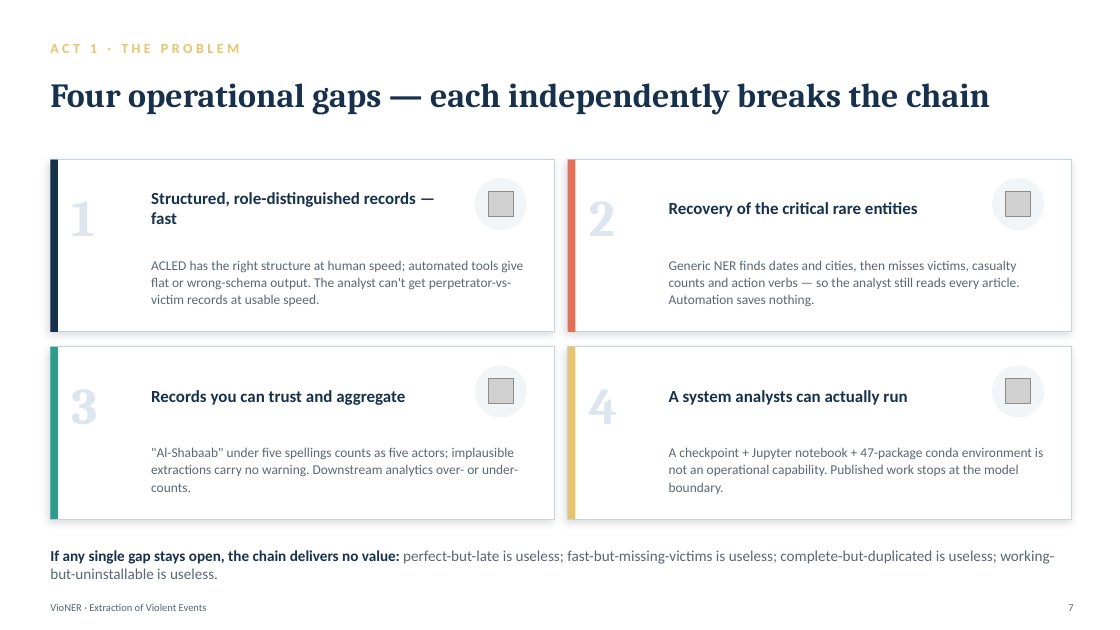
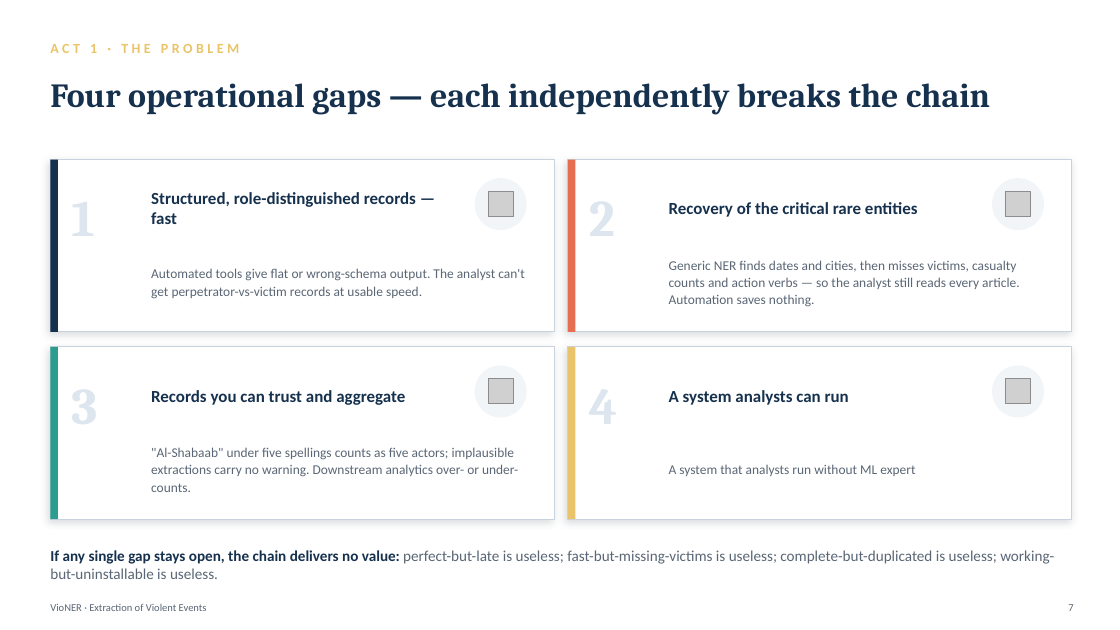
Before and after one commit to binalfew/vioner, a slide deck: slide 8 of backend/docs/defense/VioNER_Defense_Slides.pptx (slide 7 before the commit). Drawn at 1120x630 pixels with LibreOffice and Linux fonts; fonts in the diff are those of the drawing; grey boxes stand for pictures. Boxes give left, top, right and bottom in pixels: in the first picture for what was removed or moved away, otherwise in the second. Text is boxed around its words. In the diff, an @@ line names an element or a change of style, - is before the commit and + after.

Commit message:
docs: add journal article, AI-similarity rewrite aids, and update defense materials
- Add build_article.py and generated VioNER_Article.docx for journal submission
- Add AI-similarity report and rewrite worksheets/maps for thesis humanization
- Update Final.docx and defense slide deck

```diff
--- a/backend/docs/defense/VioNER_Defense_Slides.pptx
+++ b/backend/docs/defense/VioNER_Defense_Slides.pptx
@@ text at (x1=151, y1=268, x2=525, y2=299): text changed @@
-ACLED has the right structure at human speed; automated tools give flat or wrong-schema output. The analyst can't get perpetrator-vs-victim records at usable speed.
+Automated tools give flat or wrong-schema output. The analyst can't get perpetrator-vs-victim records at usable speed.
@@ text at (x1=669, y1=390, x2=849, y2=405): text changed @@
-A system analysts can actually run
+A system analysts can run
@@ text at (x1=669, y1=464, x2=915, y2=476): text changed @@
-A checkpoint + Jupyter notebook + 47-package conda environment is not an operational capability. Published work stops at the model boundary.
+A system that analysts run without ML expert
```
Also in this commit, not shown: 13 other slides changed, 1 slide added, 7 other files.
